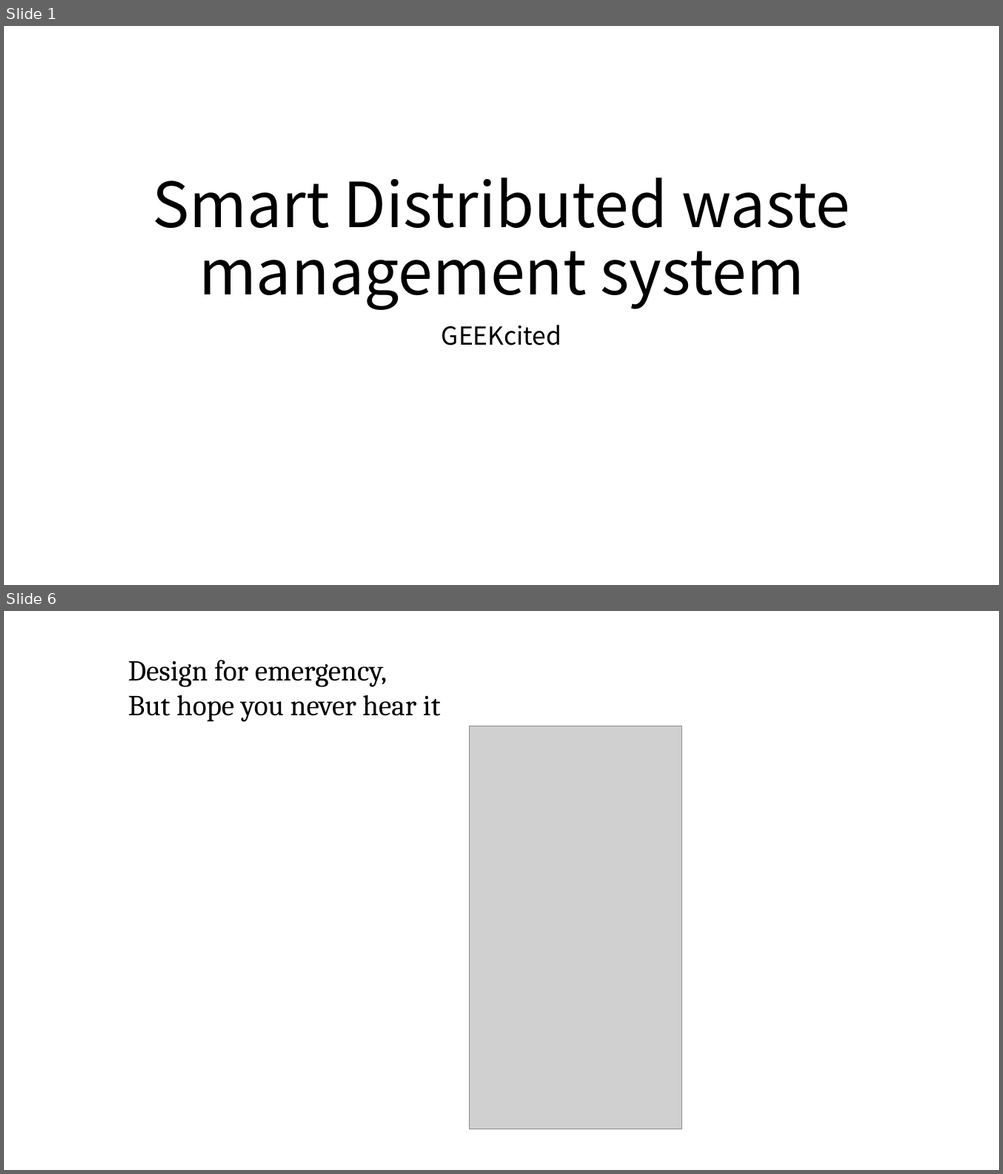
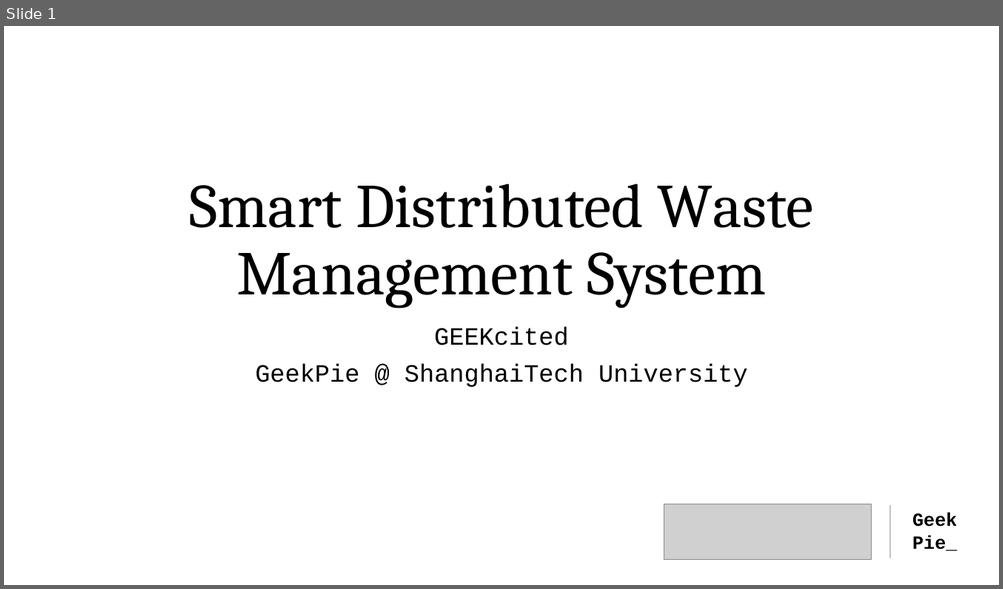
Before and after one commit to maverick117/hackathon2016, a slide deck: Smart Distributed waste management system.pptx. Shown one above the other, each under a label of ours: slides 1 and 6 before the commit, slide 1 after it; the slides between them are not shown. The pictures are 1003x1174 and 1003x589 pixels, drawn with LibreOffice and Linux fonts; fonts in the diff are those of the drawing; grey boxes stand for pictures. Boxes give left, top, right and bottom in pixels: in the first picture for what was removed or moved away, otherwise in the second. Text is boxed around its words. In the diff, an @@ line names an element or a change of style, - is before the commit and + after.

```diff
--- a/Smart Distributed waste management system.pptx
+++ b/Smart Distributed waste management system.pptx
@@ slide 6 removed at (4,611,999,1170), background #FFFFFF @@
@@ text removed at (128,660,441,722) @@
-Design for emergency,
-But hope you never hear it
@@ picture removed at (469,726,683,1130) @@
@@ slide 1 changed as well @@
@@ title at (189,184,814,308): text changed; font Noto Sans CJK SC to Cambria @@
-Smart Distributed waste management system
+Smart Distributed Waste Management System
@@ subtitle at (434,326,569,346): font Noto Sans CJK SC to Courier New in "GEEKcited" @@
@@ subtitle at (255,363,748,387): paragraph added @@
+GeekPie @ ShanghaiTech University
@@ picture added at (663,504,871,560) @@
@@ line added from (891, 506) to (891, 559), #000000 0.5 pt @@
@@ text added at (912,513,956,551), 18 pt, text #000000, bold @@
+Geek
+Pie_
```
Also in this commit, not shown: 3 other slides changed, 7 slides added, 6 other slides removed.
